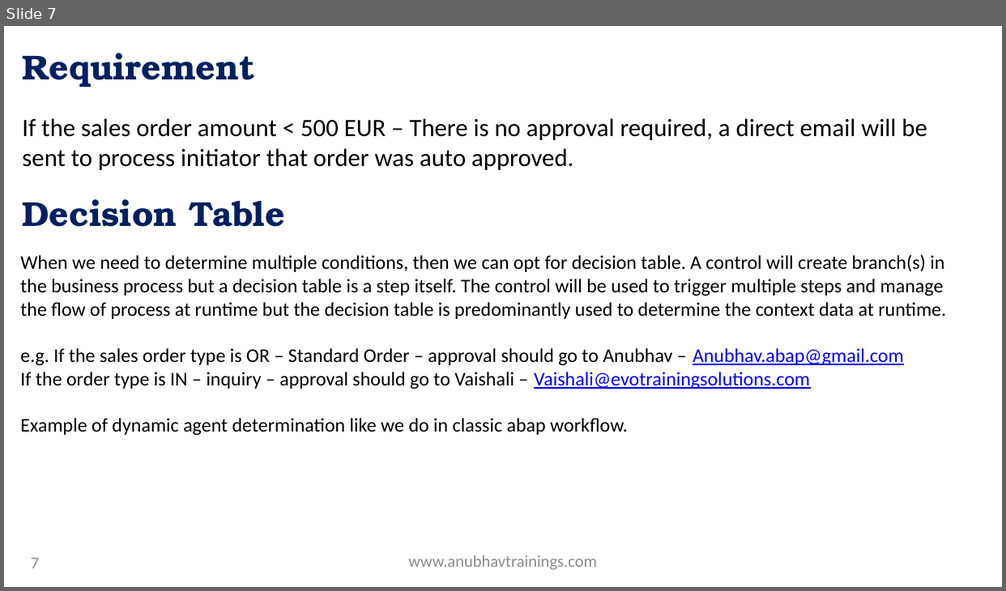
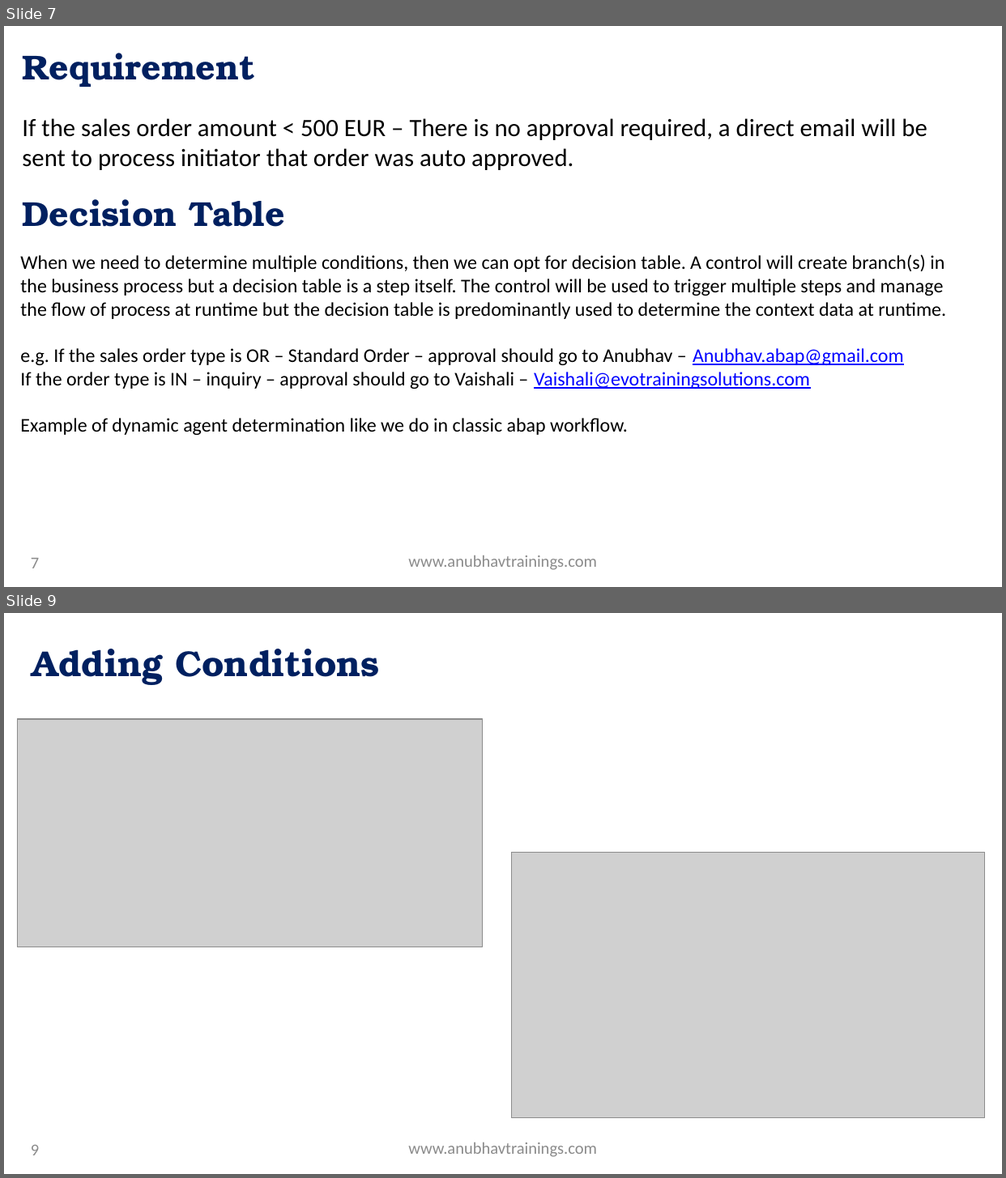
Before and after one commit to soyuztechnologies/SAP_Build_End_to_End, a slide deck: Day 7/SAP Build Training Day 7.pptx. Shown one above the other, each under a label of ours: slide 7 before the commit, slides 7 and 9 after it; the slides between them are not shown. The pictures are 1006x591 and 1006x1178 pixels, drawn with LibreOffice and Linux fonts; fonts in the diff are those of the drawing; grey boxes stand for pictures; background and template pictures are left out. Boxes give left, top, right and bottom in pixels: in the first picture for what was removed or moved away, otherwise in the second. Text is boxed around its words. In the diff, an @@ line names an element or a change of style, - is before the commit and + after.

```diff
--- a/Day 7/SAP Build Training Day 7.pptx
+++ b/Day 7/SAP Build Training Day 7.pptx
@@ slide 9 added at bbox=[4, 613, 1002, 1174], background picture (left out) @@
@@ title added at bbox=[32, 649, 380, 685], 26 pt, text gradient #002060 to #0070C0, bold @@
+Adding Conditions
@@ picture added at bbox=[17, 719, 482, 946] @@
@@ picture added at bbox=[511, 853, 985, 1119] @@
@@ page number added at bbox=[31, 1145, 39, 1156], 12 pt, text #8C8C8C @@
+9
@@ text added at bbox=[408, 1143, 597, 1157], 12 pt, text #8C8C8C @@
+www.anubhavtrainings.com
```
Also in this commit, not shown: 2 other slides added.
